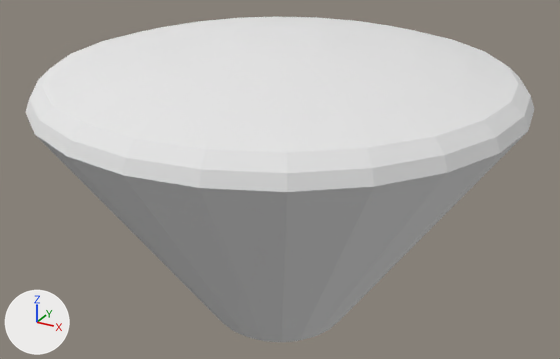
Two versions of the OBJ model src/main/resources/assets/susy/models/entity/earth_landing_system.obj, one commit apart.
One viewpoint serves both versions: a 50 mm camera at (2.88, -5.24, 1.39) aimed at (-0.01, 0.01, -1.23). Lighting does not change. The marker at lower left points along +X, +Y and +Z. The older version comes first. Where no turn or scale is listed for an object, it has been applied to the vertices.

The first picture shows 'Apollo'.
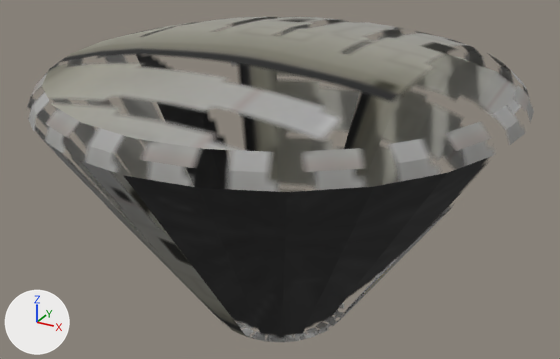
The newer file is also turned or shifted as a whole; pictures and numbers use the older file's frame.

Changed parts and their boxes [x1, y1, x2, y2] in the pictures (560 x 359 px):
```json
{"object": "Apollo", "change": "recoloured", "before": [27, 17, 534, 342], "after": [27, 17, 534, 342], "on screen": "white to grey"}
```

Scene script edits in JSON lines:
```json
{"op": "add", "block": "img_earth_landing_system", "code": ["img_earth_landing_system = load_image('earth_landing_system', '../../textures/entities/earth_landing_system.png', 128, 128, 'sRGB')"]}
{"op": "add", "block": "mat_m_0245c58b_4f72_d3d4_545f_b1434d9f071e", "code": ["mat_m_0245c58b_4f72_d3d4_545f_b1434d9f071e = bpy.data.materials.new('m_0245c58b-4f72-d3d4-545f-b1434d9f071e')", "# uses the picture img_earth_landing_system"]}
{"block": "me_apollo", "where": "me_apollo.from_pydata(...)  # 288 vertices, 308 faces; spans x -1.95..1.95, y -1.95..1.95, z -2.5..-0.01"}
{"op": "remove", "block": "me_apollo", "code": "me_apollo.materials.append(mat_m_a9dc0ee4_ddf6_2460_d1fa_519656d847c9)  # white #e7e7e7"}
{"op": "add", "block": "me_apollo", "code": "me_apollo.materials.append(mat_m_0245c58b_4f72_d3d4_545f_b1434d9f071e)"}
```
